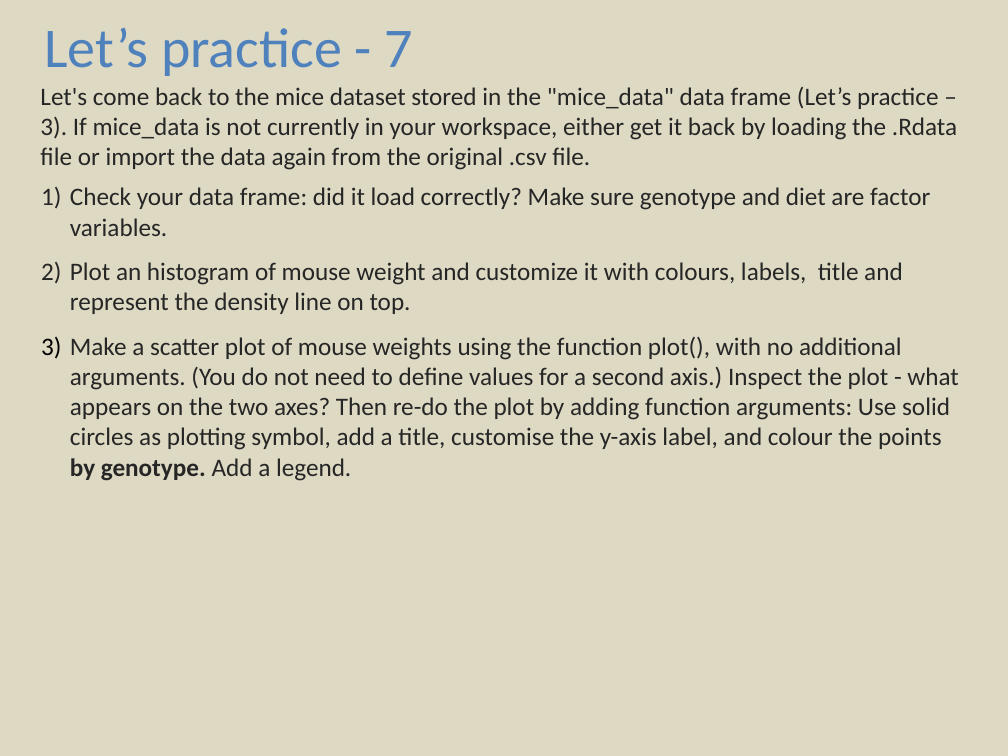
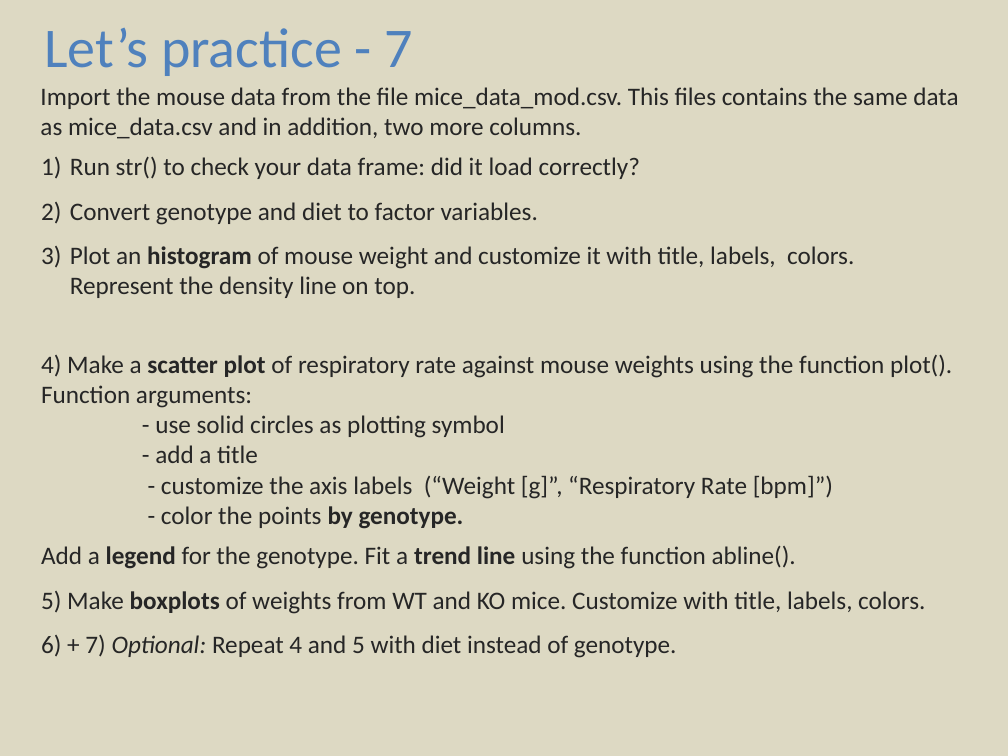
Before and after one commit to sib-swiss/first-steps-with-R-training, a slide deck: slide 1 of assets/pptx/First-steps-with-R_practicals_day2.pptx. Drawn at 1008x756 pixels with LibreOffice and Linux fonts; fonts in the diff are those of the drawing. Boxes give left, top, right and bottom in pixels: in the first picture for what was removed or moved away, otherwise in the second. Text is boxed around its words. In the diff, an @@ line names an element or a change of style, - is before the commit and + after.

```diff
--- a/assets/pptx/First-steps-with-R_practicals_day2.pptx
+++ b/assets/pptx/First-steps-with-R_practicals_day2.pptx
@@ text at bbox=[40, 87, 958, 658]: text changed @@
-Let's come back to the mice dataset stored in the "mice_data" data frame (Let’s practice – 3). If mice_data is not currently in your workspace, either get it back by loading the .Rdata file or import the data again from the original .csv file.
-1) Check your data frame: did it load correctly? Make sure genotype and diet are factor variables.
-2) Plot an histogram of mouse weight and customize it with colours, labels, title and represent the density line on top.
-3) Make a scatter plot of mouse weights using the function plot(), with no additional arguments. (You do not need to define values for a second axis.) Inspect the plot - what appears on the two axes? Then re-do the plot by adding function arguments: Use solid circles as plotting symbol, add a title, customise the y-axis label, and colour the points by genotype. Add a legend.
+Import the mouse data from the file mice_data_mod.csv. This files contains the same data as mice_data.csv and in addition, two more columns.
+1) Run str() to check your data frame: did it load correctly?
+2) Convert genotype and diet to factor variables.
+3) Plot an histogram of mouse weight and customize it with title, labels, colors. Represent the density line on top.
+4) Make a scatter plot of respiratory rate against mouse weights using the function plot().
+Function arguments:
+- use solid circles as plotting symbol
+- add a title
+- customize the axis labels (“Weight [g]”, “Respiratory Rate [bpm]”)
+- color the points by genotype.
+Add a legend for the genotype. Fit a trend line using the function abline().
+5) Make boxplots of weights from WT and KO mice. Customize with title, labels, colors.
+6) + 7) Optional: Repeat 4 and 5 with diet instead of genotype.
```
Also in this commit, not shown: 3 other slides changed, 1 slide removed, 17 other files.
